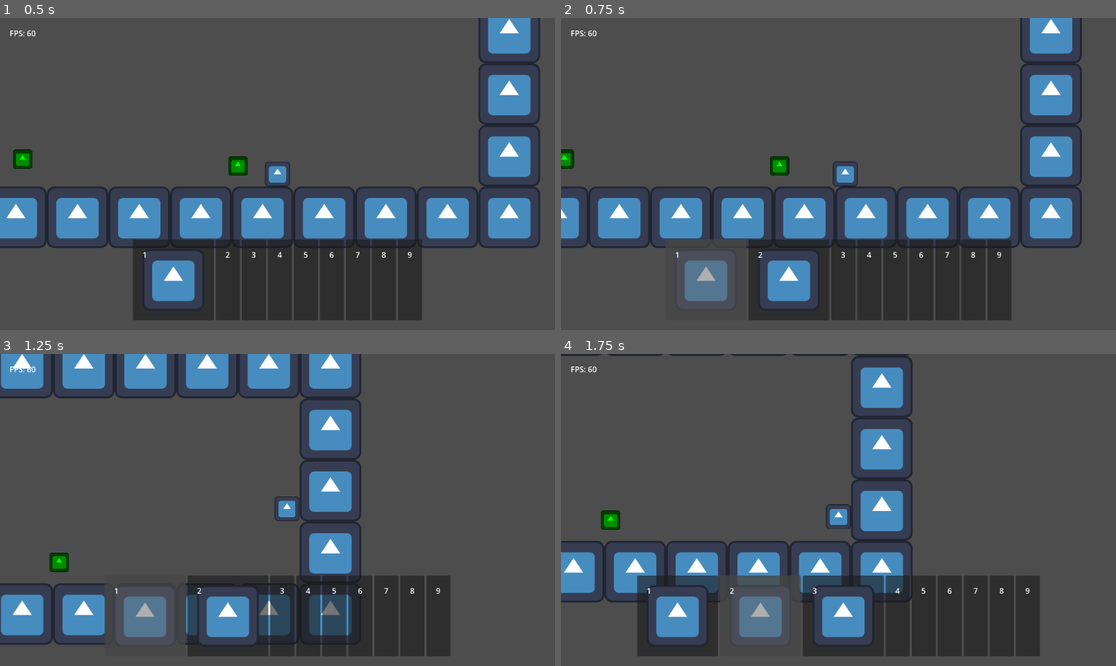
Above: before the commit, frames 1-4 (two rows, left to right).
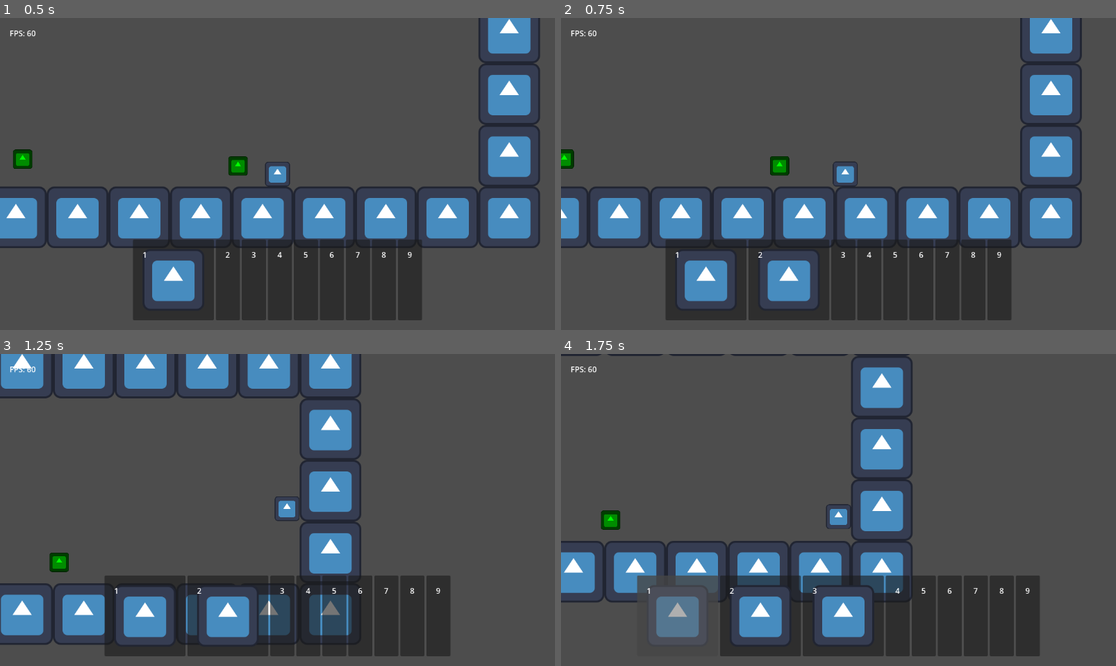
Above: after the commit, the same moments.

Repository: TheHumanMRP/RPG-Life-Tracker
Game: Godot game, scene res://Folders/Systems/Main/Scenes/main_scene.tscn
The game is run twice, just before and just after one commit, with the same random seed, the same clock (stepped at 60 frames per second) and the same inputs. The engine's default icon, where the game draws it, is replaced by a stand-in: a white triangle on a blue panel in a dark square.
Inputs (mouse positions are in pixels of both pictures, inside the frame that each line leads up to):
- Up to frame 1 (0.5 s): no input
- Up to frame 2 (0.75 s): move the mouse to (733, 280) at 0.52 s; hold D (move_right) from 0.53 s (still down); tap I (add_test_sword) at 0.6 s; click (733, 280) at 0.67 s
- Up to frame 3 (1.25 s): keep holding D (move_right); tap Space (jump) at 0.77 s
- Up to frame 4 (1.75 s): keep holding D (move_right); move the mouse to (788, 616) at 1.27 s; tap I (add_test_sword) at 1.35 s; click (788, 616) at 1.42 s; tap Space (jump) at 1.52 s

Frame 1 is identical in both runs. In frame 2, 2.8% of the frame differs, in the area x 18-34%, y 71-97%; in frame 3, 2.8%; in frame 4, 5.6%, in the area x 13-44%, y 71-97%.

Commit message:
Auto commit at 2026-07-06 20:39:07

Diff:
--- a/Folders/Systems/Inventory_System/Scripts/hotbar_logic.gd
+++ b/Folders/Systems/Inventory_System/Scripts/hotbar_logic.gd
@@ -82,10 +82,10 @@
 	var selected_item_id: int = hotbar_slots[slot_index]
 
 	if selected_item_id == EMPTY_HOTBAR_SLOT:
+		notify_hotbar_changed()
 		return
 
 	SignalBus.item_selected.emit(selected_item_id)
-	notify_hotbar_changed()
 
 ## This shit is here so that I don't have to go to a billion places if I by mistakely somehow change the signal name
 func notify_hotbar_changed() -> void:
